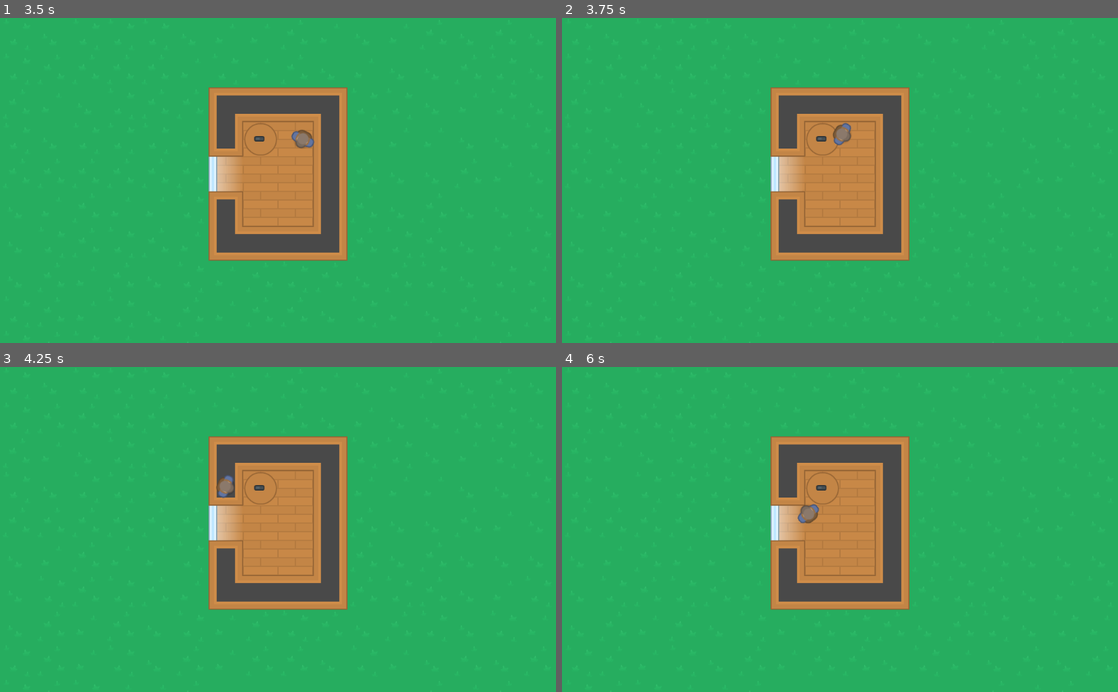
Above: before the commit, frames 1-4 (two rows, left to right).
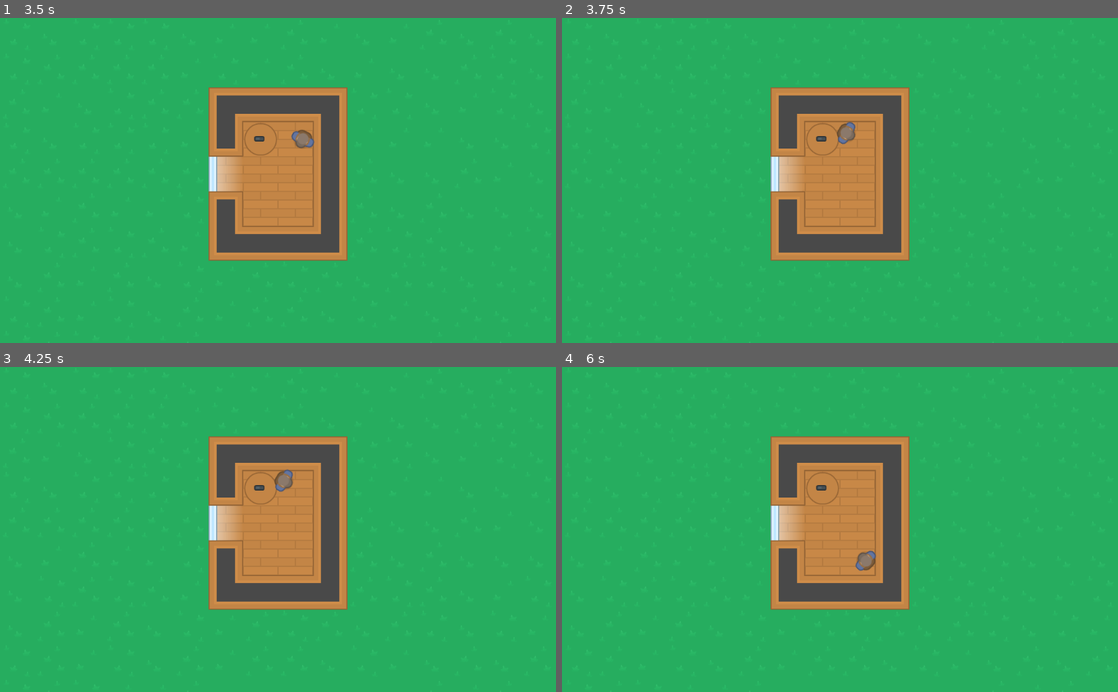
Above: after the commit, the same moments.

Repository: BrunoM24/Top-Down-Simple-Game
Game: Godot game, scene res://src/World.tscn
The game is run twice, just before and just after one commit, with the same random seed, the same clock (stepped at 60 frames per second) and the same inputs.
Inputs (mouse positions are in pixels of both pictures, inside the frame that each line leads up to):
- Up to frame 1 (3.5 s): tap Enter at 0.5, 2 s; move the mouse to (400, 164) at 0.52 s; hold D (move_right) 0.53-1.28 s; tap Space at 1.25, 2.75 s; move the mouse to (166, 196) at 1.27 s; hold S (move_down) 1.28-2.03 s; move the mouse to (333, 109) at 2.02 s; hold D (move_right) 2.03-2.78 s; move the mouse to (250, 245) at 2.77 s; hold W (move_up) from 2.78 s (still down)
- Up to frame 2 (3.75 s): move the mouse to (1006, 229) at 3.52 s; release W (move_up) at 3.53 s; hold A (move_left) from 3.53 s (still down)
- Up to frame 3 (4.25 s): keep holding A (move_left)
- Up to frame 4 (6 s): move the mouse to (673, 480) at 4.27 s; tap Enter at 5 s; move the mouse to (867, 529) at 5.02 s; release A (move_left) at 5.03 s; hold S (move_down) 5.03-5.78 s; move the mouse to (756, 448) at 5.77 s; hold D (move_right) from 5.78 s (still down)

Frame 1 is identical in both runs. In frame 2, 0.2% of the frame differs, in the area x 48-53%, y 32-40%; in frame 3, 0.3%; in frame 4, 0.4%, in the area x 42-57%, y 42-63%.

Commit message:
Assets - MapTileSet - Improved the Tileset - Now the Atlas contains tables with collision boxes

Diff:
--- a/assets/tileset/map_tileset.tres
+++ b/assets/tileset/map_tileset.tres
@@ -1,6 +1,12 @@
-[gd_resource type="TileSet" load_steps=26 format=2]
+[gd_resource type="TileSet" load_steps=28 format=2]
 
 [ext_resource path="res://assets/tileset/tilesheet_complete.png" type="Texture" id=1]
+
+[sub_resource type="ConvexPolygonShape2D" id=26]
+points = PoolVector2Array( 12, 12, 12, 52, 52, 52, 52, 12 )
+
+[sub_resource type="ConvexPolygonShape2D" id=27]
+points = PoolVector2Array( 2, 32, 10, 10, 32, 2, 54, 10, 62, 32, 54, 54, 32, 62, 10, 54 )
 
 [sub_resource type="ConvexPolygonShape2D" id=1]
 points = PoolVector2Array( 0, 0, 0, 0, 64, 0, 64, 16, 64, 16, 16, 16, 16, 64, 0, 64 )
@@ -113,9 +119,22 @@
 1/navigation_offset = Vector2( 0, 0 )
 1/shape_offset = Vector2( 0, 0 )
 1/shape_transform = Transform2D( 1, 0, 0, 1, 0, 0 )
+1/shape = SubResource( 26 )
 1/shape_one_way = false
-1/shape_one_way_margin = 0.0
-1/shapes = [  ]
+1/shape_one_way_margin = 1.0
+1/shapes = [ {
+"autotile_coord": Vector2( 24, 15 ),
+"one_way": false,
+"one_way_margin": 1.0,
+"shape": SubResource( 26 ),
+"shape_transform": Transform2D( 1, 0, 0, 1, 0, 0 )
+}, {
+"autotile_coord": Vector2( 19, 17 ),
+"one_way": false,
+"one_way_margin": 1.0,
+"shape": SubResource( 27 ),
+"shape_transform": Transform2D( 1, 0, 0, 1, 0, 0 )
+} ]
 1/z_index = 0
 2/name = "Walls"
 2/texture = ExtResource( 1 )
